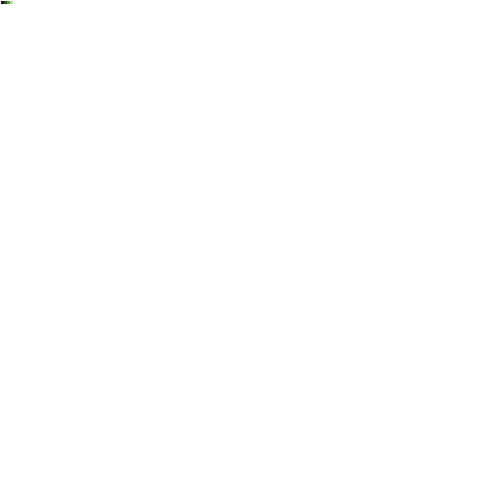
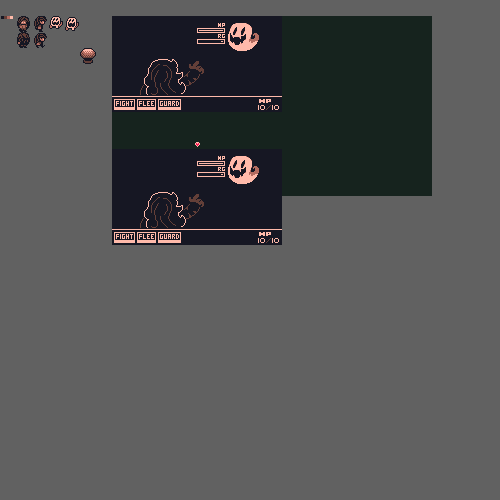
Before/after of a (500, 500) layered artwork. What changed in the layer stack:
renamed "Background" to "Paint", painted on it over [0, 0, 500, 500]
added layer "REF" above "EyeHelp" over [112, 16, 432, 196]
added layer "EyeHelp" (62%) over [0, 0, 500, 500]
